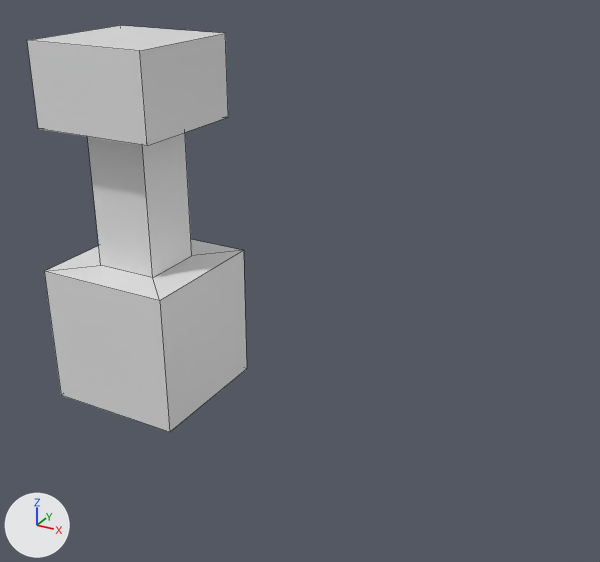
Renders of the Blender file assets/scenes.blend from each side of a commit.
The view is the same before and after, from a 50 mm camera at (7.25, -8.63, 5.52) aimed at (2.83, -0.59, 1.5). The lights are fixed; the arrows at lower left show +X, +Y and +Z. Mesh edges are drawn as thin lines.

The first picture shows 'CubeSimple'.
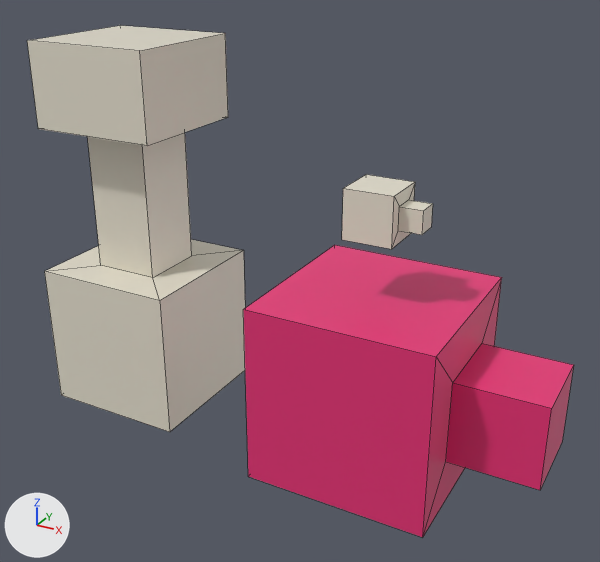
The newer file is also turned or shifted as a whole; pictures and numbers use the older file's frame.

Where the change shows, as pixel boxes [x1, y1, x2, y2] in the pictures (600 x 562 px):
'Cube.001', added
    after: [243, 174, 574, 537]
    faces in mat_material_001 (pink #e73277): [243, 245, 574, 537]
    faces in mat_material (white #e7e1d0): [342, 174, 433, 249]
'CubeSimple', recoloured
    both: [27, 25, 247, 432]

The change in detail:
Material 'Material' (mat_material) changes colour from white #e7e7e7 to white #e7e1d0; in linear values from (0.8, 0.8, 0.8) to (0.8, 0.756, 0.633).
Material 'Material.001' (mat_material_001) is new.
Its base color is (0.8, 0.0324, 0.184) (pink #e73277).
Its roughness is 0.4.
Mesh me_cube_001 is new.
It has 32 vertices, 28 faces and spans x -1.0..1.94, y -1.0..1.0, z -1.0..2.18.
Faces by material slot: [14, 14].
It uses material mat_material_001 (pink #e73277).
It uses material mat_material (white #e7e1d0).
Object 'Cube.001' (ob_cube_001) is new; it shows me_cube_001.
Its location is (4.2, -1.42, 0.98).
